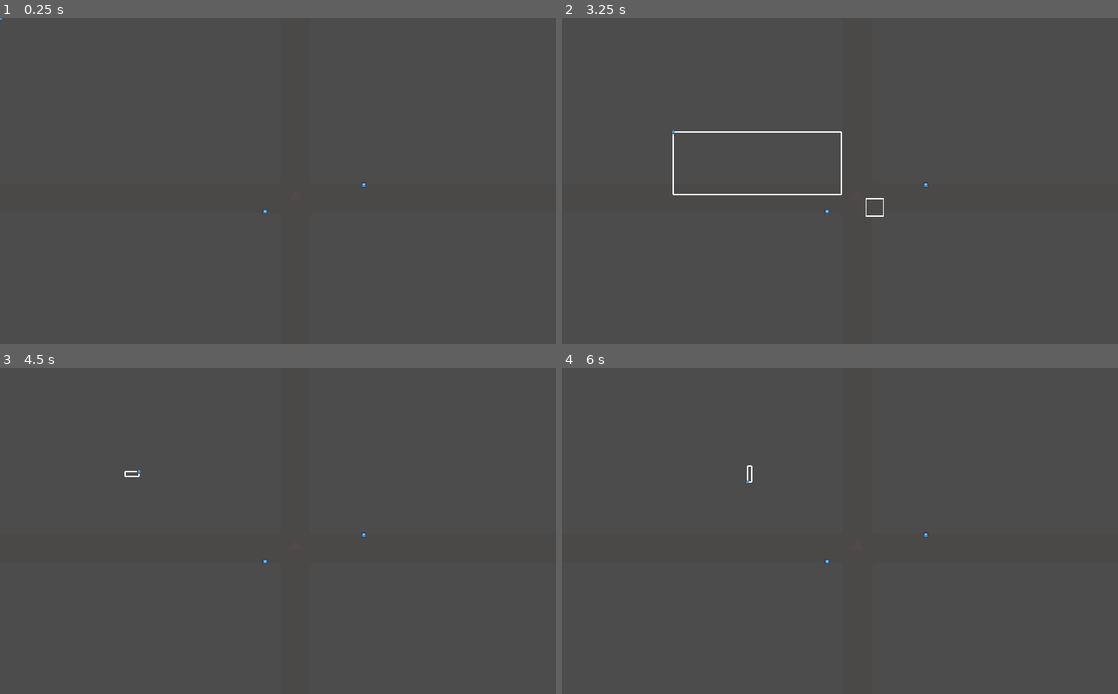
Above: before the commit, frames 1-4 (two rows, left to right).
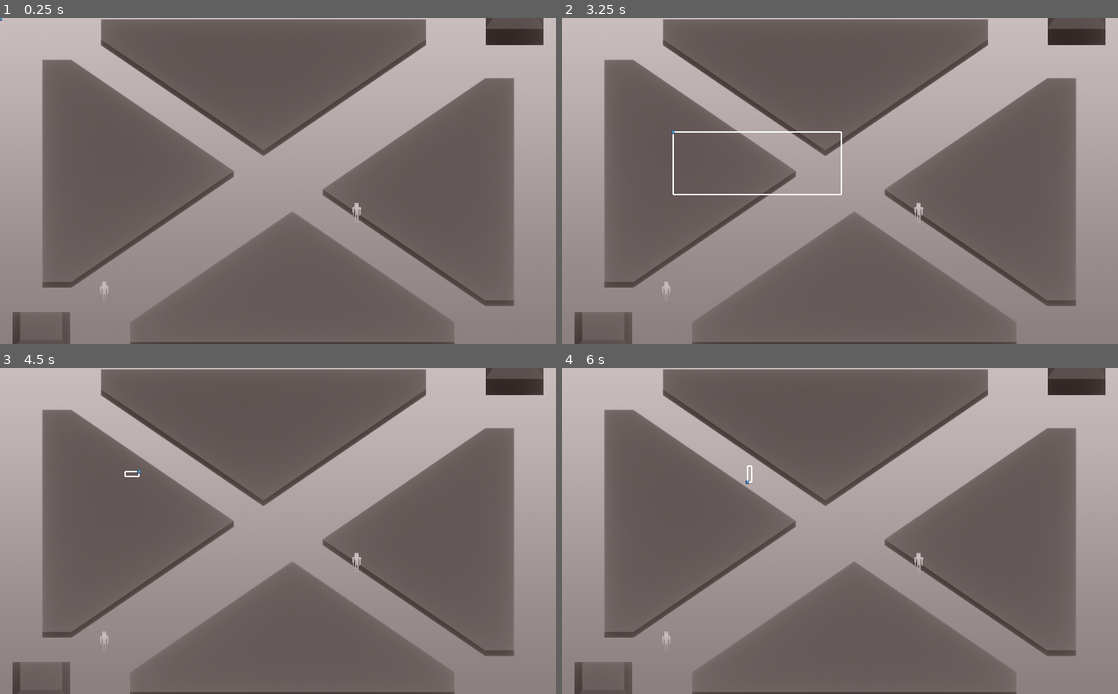
Above: after the commit, the same moments.

Repository: sava11/RTS-MOBA
Game: Godot game, scene res://main/main.tscn
Same seed, same stepped clock (60 frames per second), same inputs: the game is played once before the commit and once after it. The engine's default icon, where the game draws it, is replaced by a stand-in: a white triangle on a blue panel in a dark square.
Inputs (mouse positions are in pixels of both pictures, inside the frame that each line leads up to):
- Up to frame 1 (0.25 s): no input
- Up to frame 2 (3.25 s): tap Enter at 0.5, 2.75 s; drag from (828, 210) to (895, 109) at 0.52 s; drag from (923, 184) to (812, 246) at 1.27 s; tap Space at 2 s; move the mouse to (856, 223) at 2.02 s; press the mouse at (856, 223) at 2.03 s; release the mouse at (856, 223) at 2.75 s; drag from (873, 207) to (673, 132) at 2.77 s
- Up to frame 3 (4.5 s): drag from (328, 573) to (305, 531) at 3.52 s; drag from (111, 482) to (194, 449) at 4.27 s
- Up to frame 4 (6 s): tap Space at 5 s; move the mouse to (867, 531) at 5.02 s; hold Ctrl (ctrl) 5.03-5.75 s; click (867, 531) at 5.17 s; tap Enter at 5.75 s; drag from (756, 449) to (728, 547) at 5.77 s

The runs differ from the first frame. In frame 1, 84% of the frame differs, in the area x 0-100%, y 0-100%; in frame 2, 84%; in frame 3, 84%; in frame 4, 84%.

Commit message:
some visual

Diff:
--- a/main/main.gd
+++ b/main/main.gd
@@ -3,7 +3,9 @@
 var choised_units=[]
 onready var pol=get_tree().current_scene.get_node("pol_ground")
 var scs=[1,2]
-var l = [5,47]
+var l = [5,27]
+onready var ysort=$ground
+var polygon=[]
 # Called when the node enters the scene tree for the first time.
 func _ready():
 	pol.polygon=PoolVector2Array([Vector2(cam.limit_left,cam.limit_top),Vector2(cam.limit_right,cam.limit_top),Vector2(cam.limit_right,cam.limit_bottom),Vector2(cam.limit_left,cam.limit_bottom)])
@@ -11,12 +13,12 @@
 
 
 func reload_map(p,scl,list):
-	for e in $ground.get_children():
+	for e in ysort.get_children():
 		var np=NavigationPolygon.new()
 		np.add_outline(p)
 		np.make_polygons_from_outlines()
 		e.get_node("n").navpoly=np
-		var id=gl.i_search($ground.get_children(),e)
+		var id=gl.i_search(ysort.get_children(),e)
 		add_path(e.get_node("n"),scl[id],list[id])
 var zone=[]
 func add_patrol(ent):
@@ -56,7 +58,7 @@
 func add_path(path_nod:NavigationPolygonInstance,sc=1,eps=0):
 	var bs=[]
 	for e in get_tree().get_nodes_in_group("ground_build"):
-		bs.append(to_glb_PV(e.get_node("c").polygon,e.global_position,sc,eps))
+		bs.append(to_glb_PV(e.polygon,e.global_position,sc,eps))
 	if len(bs)>1:
 		bs=_merge_polygons(bs)
 	else:pass
@@ -70,5 +72,4 @@
 		navpol.add_outline(bs[e])
 		navpol.make_polygons_from_outlines()
 func clear_path(path_nod):
-	var bs=get_tree().get_nodes_in_group("ground_build")
 	path_nod.navpoly=null
--- a/main/main.tscn
+++ b/main/main.tscn
@@ -1,10 +1,16 @@
-[gd_scene load_steps=7 format=2]
+[gd_scene load_steps=13 format=2]
 
+[ext_resource path="res://main/img/output/map_45 - 4.png" type="Texture" id=1]
 [ext_resource path="res://main/units/unit.tscn" type="PackedScene" id=2]
-[ext_resource path="res://main/objs/building/s.tscn" type="PackedScene" id=3]
 [ext_resource path="res://main/pl_cam/pl_cam.gd" type="Script" id=4]
 [ext_resource path="res://icon.png" type="Texture" id=5]
 [ext_resource path="res://main/main.gd" type="Script" id=6]
+[ext_resource path="res://main/img/output/map_45 - 1.png" type="Texture" id=7]
+[ext_resource path="res://main/img/output/ramk.png" type="Texture" id=8]
+[ext_resource path="res://main/img/output/house.png" type="Texture" id=9]
+[ext_resource path="res://main/img/output/bcg.png" type="Texture" id=10]
+[ext_resource path="res://main/img/output/map_45 - 3.png" type="Texture" id=11]
+[ext_resource path="res://main/img/output/map_45 - 2.png" type="Texture" id=12]
 
 [sub_resource type="NavigationPolygon" id=1]
 vertices = PoolVector2Array( 512, -320, 512, 352, -512, 352, -512, -320 )
@@ -14,13 +20,18 @@
 [node name="Node2D" type="Node2D"]
 script = ExtResource( 6 )
 __meta__ = {
-"_editor_description_": ""
+"_editor_description_": "1. создать карты из доты
+	1.1. казармы
+	1.2.+ строения"
 }
 
-[node name="pol_ground" type="Polygon2D" parent="."]
-self_modulate = Color( 1, 0, 0, 0.0470588 )
-antialiased = true
-texture = ExtResource( 5 )
+[node name="bcg" type="Node2D" parent="."]
+
+[node name="Bcg" type="Sprite" parent="bcg"]
+texture = ExtResource( 10 )
+
+[node name="Ramk" type="Sprite" parent="bcg"]
+texture = ExtResource( 8 )
 
 [node name="ground" type="Node2D" parent="."]
 
@@ -28,16 +39,51 @@
 cell_size = 2.0
 
 [node name="n" type="NavigationPolygonInstance" parent="ground/nav"]
-navpoly = SubResource( 1 )
 travel_cost = 0.0
 
-[node name="gr" parent="ground/nav" instance=ExtResource( 2 )]
-position = Vector2( -24, 56 )
+[node name="YSort" type="YSort" parent="ground/nav"]
+
+[node name="gr2" parent="ground/nav/YSort" instance=ExtResource( 2 )]
+position = Vector2( -320, 220 )
 patrule_pos = NodePath("")
 
-[node name="gr2" parent="ground/nav" instance=ExtResource( 2 )]
-position = Vector2( 158, 7 )
+[node name="gr" parent="ground/nav/YSort" instance=ExtResource( 2 )]
+position = Vector2( 145, 75 )
 patrule_pos = NodePath("")
+
+[node name="House" type="Sprite" parent="ground/nav/YSort"]
+position = Vector2( 436, -302 )
+texture = ExtResource( 9 )
+
+[node name="House2" type="Sprite" parent="ground/nav/YSort"]
+position = Vector2( -436, 319 )
+texture = ExtResource( 9 )
+offset = Vector2( 0, -25.75 )
+
+[node name="Map45-1" type="Sprite" parent="ground/nav/YSort"]
+position = Vector2( 26, 231 )
+texture = ExtResource( 7 )
+offset = Vector2( 0, -50 )
+region_enabled = true
+region_rect = Rect2( 327, 465, 600, 255 )
+
+[node name="Map45-2" type="Sprite" parent="ground/nav/YSort"]
+position = Vector2( -258, -14 )
+texture = ExtResource( 12 )
+region_enabled = true
+region_rect = Rect2( 163, 185, 355, 423 )
+
+[node name="Map45-3" type="Sprite" parent="ground/nav/YSort"]
+position = Vector2( -27, -172 )
+texture = ExtResource( 11 )
+region_enabled = true
+region_rect = Rect2( 272.5, 111, 600, 255 )
+
+[node name="Map45-4" type="Sprite" parent="ground/nav/YSort"]
+position = Vector2( 260, 20 )
+texture = ExtResource( 1 )
+region_enabled = true
+region_rect = Rect2( 683, 223, 355, 422 )
 
 [node name="nav2" type="Navigation2D" parent="ground"]
 visible = false
@@ -47,33 +93,51 @@
 navpoly = SubResource( 1 )
 travel_cost = 0.0
 
-[node name="s" parent="." instance=ExtResource( 3 )]
-position = Vector2( 32, 80 )
+[node name="pol_ground" type="Polygon2D" parent="."]
+self_modulate = Color( 1, 0, 0, 0.0470588 )
 
-[node name="c" parent="s" index="0"]
-polygon = PoolVector2Array( -16, -16, -16, 16, 16, 16, 16, -16 )
+[node name="buildings" type="Node2D" parent="."]
 
-[node name="s2" parent="." instance=ExtResource( 3 )]
-position = Vector2( 64, 48 )
+[node name="c" type="CollisionPolygon2D" parent="buildings" groups=["ground_build"]]
+visible = false
+position = Vector2( -300, -20 )
+polygon = PoolVector2Array( -134, -192, -134, 216, -80, 216, 218, 11, -80, -192 )
 
-[node name="c" parent="s2" index="0"]
-polygon = PoolVector2Array( -16, -16, -16, 16, 16, 16, 16, -16 )
+[node name="c2" type="CollisionPolygon2D" parent="buildings" groups=["ground_build"]]
+visible = false
+position = Vector2( 0, 200 )
+polygon = PoolVector2Array( -273, 70, -273, 107, 325, 107, 325, 70, 26, -135 )
 
-[node name="s3" parent="." instance=ExtResource( 3 )]
-position = Vector2( 96, 80 )
+[node name="c6" type="CollisionPolygon2D" parent="buildings" groups=["ground_build"]]
+visible = false
+position = Vector2( -50, -360 )
+polygon = PoolVector2Array( -275, 110, -275, 73, 322, 73, 322, 110, 23.5, 314 )
 
-[node name="c" parent="s3" index="0"]
-polygon = PoolVector2Array( -16, -16, -32, -16, -32, 32, 32, 32, 32, -32, -16, -32 )
+[node name="c5" type="CollisionPolygon2D" parent="buildings" groups=["ground_build"]]
+visible = false
+position = Vector2( 315, -15 )
+polygon = PoolVector2Array( -232.5, 41, 67, 245, 120, 245, 120, -164, 67, -164 )
+
+[node name="c3" type="CollisionPolygon2D" parent="buildings" groups=["ground_build"]]
+visible = false
+position = Vector2( -434, 320 )
+polygon = PoolVector2Array( -55.5, -30, -55.5, 24.7, 51.5, 24.7, 51.5, -30 )
+
+[node name="c4" type="CollisionPolygon2D" parent="buildings" groups=["ground_build"]]
+visible = false
+position = Vector2( 438, -275 )
+polygon = PoolVector2Array( -55.5, -30, -55.5, 24.7, 51.5, 24.7, 51.5, -30 )
 
 [node name="ar" type="Node2D" parent="."]
 
 [node name="cam" type="Camera2D" parent="."]
 current = true
 process_mode = 0
-limit_left = -2000
-limit_top = -2000
-limit_right = 2000
-limit_bottom = 2000
+limit_left = -600
+limit_top = -410
+limit_right = 600
+limit_bottom = 410
+limit_smoothed = true
 drag_margin_left = 1.0
 drag_margin_top = 1.0
 drag_margin_right = 1.0
@@ -87,7 +151,3 @@
 texture = ExtResource( 5 )
 
 [node name="patr_zones" type="Node2D" parent="."]
-
-[editable path="s"]
-[editable path="s2"]
-[editable path="s3"]
--- /dev/null
+++ b/main/objs/patr_zone/patr_zone.gd
@@ -0,0 +1,7 @@
+extends Position2D
+
+
+var connections=[]
+func _physics_process(delta):
+	if len(connections)==0:
+		queue_free()
--- /dev/null
+++ b/main/objs/patr_zone/patr_zone.tscn
@@ -0,0 +1,3 @@
+[gd_scene format=2]
+
+[node name="Position" type="Position2D" groups=["guard_point"]]
--- a/main/pl_cam/pl_cam.gd
+++ b/main/pl_cam/pl_cam.gd
@@ -4,16 +4,17 @@
 onready var cam=tree.get_node("cam")
 var event_pos=Vector2.ZERO
 onready var cp=get_parent().get_node("campos")
+
 func _input(event: InputEvent) -> void:
+	var w_size=Vector2(abs(limit_left)+abs(limit_right),abs(limit_top)+abs(limit_bottom))
+	var w=ProjectSettings.get("display/window/size/width")
+	var h=ProjectSettings.get("display/window/size/height")
+	var _min=[(w_size.x/w),(w_size.y/h)].min()
 	if event is InputEventScreenDrag:
 		event_pos=event.position
 	if event is InputEventMouseButton:
 		var s=get_viewport().size
 		var m=get_viewport().get_mouse_position()
-		var w=ProjectSettings.get("display/window/size/width")
-		var h=ProjectSettings.get("display/window/size/height")
-		var w_size=Vector2(abs(limit_left)+abs(limit_right),abs(limit_top)+abs(limit_bottom))
-		var _min=[(w_size.x/w),(w_size.y/h)].min()
 		if w_size.x+1>w*cam.zoom.x and w_size.y+1>h*cam.zoom.y:
 			if event.button_index==4 :
 				cam.zoom=cam.zoom*0.9
@@ -23,6 +24,9 @@
 		else:
 			cam.zoom.x=_min
 			cam.zoom.y=_min
+	if not(w_size.x+1>w*cam.zoom.x and w_size.y+1>h*cam.zoom.y):
+		cam.zoom.x=_min
+		cam.zoom.y=_min
 # Called when the node enters the scene tree for the first time.
 
 func _ready():
--- a/main/units/test.gd
+++ b/main/units/test.gd
@@ -15,12 +15,12 @@
 onready var patr_pos=null
 
 func _ready():
-	if patrule_pos!=null:
+	if patrule_pos!=null and patrule_pos!="":
 		patr_pos=get_node(patrule_pos)
 
 func _input(event):
 	if event is InputEventMouseButton:
-		if event.pressed==true and event.button_index!=1 and event.button_index!=2 and event.button_index!=4 and event.button_index!=5:
+		if event.pressed==true and event.button_index!=1 and event.button_index!=3 and event.button_index!=2 and event.button_index!=4 and event.button_index!=5:
 			choiced=false
 	if Input.is_action_just_pressed("rbm") and not(Input.is_action_pressed("ctrl")) and choiced and cb_ch==true:
 		m_path=[]
@@ -46,8 +46,9 @@
 		var v=Vector2($c.shape.radius+1,$c.shape.radius+1)
 		draw_rect(Rect2(-v,v*2),Color(50,200,50),false,0.5,true)
 func _physics_process(delta):
-	if mpath!=[]:
-		rotation_degrees=rad2deg(-atan2(-mvec.y,mvec.x))+90
+	pass
+	#if mpath!=[]:
+		#rotation_degrees=rad2deg(-atan2(-mvec.y,mvec.x))+90
 func _integrate_forces(st):
 	mpath=[]
 	if patr_pos!=null:
--- a/main/units/unit.tscn
+++ b/main/units/unit.tscn
@@ -1,6 +1,6 @@
 [gd_scene load_steps=5 format=2]
 
-[ext_resource path="res://icon.png" type="Texture" id=1]
+[ext_resource path="res://main/img/char/0000.png" type="Texture" id=1]
 [ext_resource path="res://main/units/test.gd" type="Script" id=2]
 
 [sub_resource type="PhysicsMaterial" id=55]
@@ -24,10 +24,10 @@
 script = ExtResource( 2 )
 SPEED = 100
 
-[node name="sp" type="Sprite" parent="."]
-position = Vector2( 0, 7.15256e-07 )
-scale = Vector2( 0.15, 0.15 )
+[node name="s" type="Sprite" parent="."]
+scale = Vector2( 0.05, 0.05 )
 texture = ExtResource( 1 )
+offset = Vector2( 0, -420 )
 
 [node name="nav_ag" type="NavigationAgent2D" parent="."]
 path_max_distance = 100.0
Not shown, added: export_presets.cfg
Binary file added: main/img/char/0000.png
Not shown, added: main/img/char/0000.png.import
Binary file added: main/img/char/0001.png
Not shown, added: main/img/char/0001.png.import
Binary file added: main/img/char/0002.png
Not shown, added: main/img/char/0002.png.import
Binary file added: main/img/char/0003.png
Not shown, added: main/img/char/0003.png.import
Binary file added: main/img/char/0004.png
Not shown, added: main/img/char/0004.png.import
Binary file added: main/img/char/0005.png
(and 31 more such lines)
